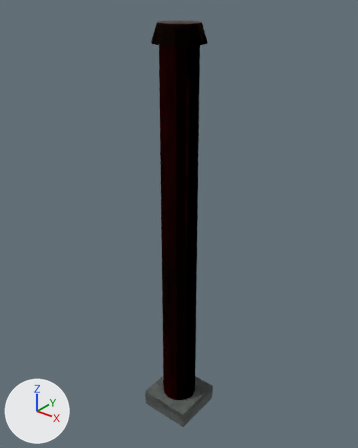
The glTF model assets/kit/pillar.glb as it was, and as the next commit left it.
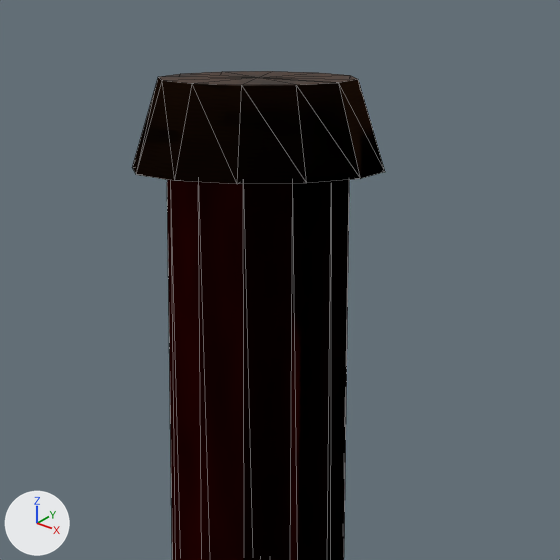
The first picture shows the older version from a camera (50 mm lens) standing at (2.05, -2.57, 3.34) and looking at (-0.05, 0.05, 1.71). The close-ups show the older and then the newer version on the part from 34% to 69% of the width and 1% to 29% of the height of that picture. Only the edits that show in the close-ups are written down. The axes (+X, +Y, +Z) are drawn at lower left. The lights are the same throughout. The close-ups show mesh edges as thin lines. Objects named as collision shapes, trigger or cutter boxes, shadow casters or lower levels of detail are left out. Where no turn or scale is listed for an object, it has been applied to the vertices.

Names of what the first close-up shows: 'Cap', 'Shaft'.
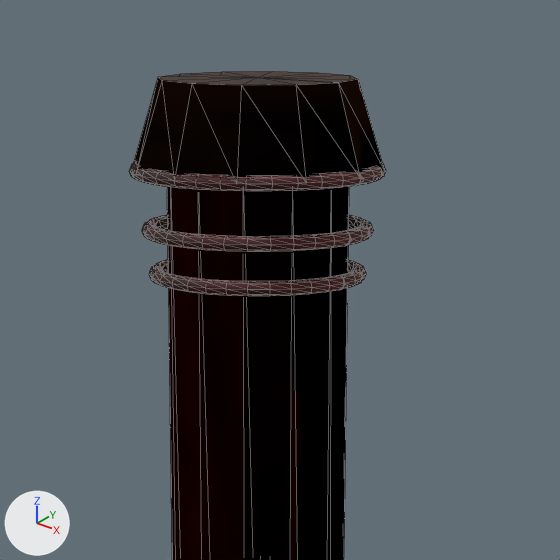
Changed parts and their boxes (x1, y1, x2, y2) in the close-ups (560 x 560 px):
'Art_BurntLacquer', added
    after: (129, 162, 386, 296)

The change, as a diff of the scene's bpy script:
```diff
--- a/assets/kit/pillar.glb.py
+++ b/assets/kit/pillar.glb.py
@@ img_t_wood_red_001 @@
+img_t_wood_red_001 = load_image('t_wood_red.001', '_unpacked/t_wood_red.001', 512, 512, 'sRGB')
@@ mat_burntlacquer @@
+mat_burntlacquer = bpy.data.materials.new('BurntLacquer')
+# colours: beige #b6a493
+# uses the picture img_t_wood_red_001
@@ me_art_burntlacquer @@
+me_art_burntlacquer.from_pydata(...)  # 798 vertices, 1536 faces; spans x -0.181..0.181, y -0.181..0.181, z 2.85..3.01
+me_art_burntlacquer.materials.append(mat_burntlacquer)
@@ ob_art_burntlacquer @@
+ob_art_burntlacquer = bpy.data.objects.new('Art_BurntLacquer', me_art_burntlacquer)
+ob_art_burntlacquer.location = (0.0, 0.0, 0.0)
```
